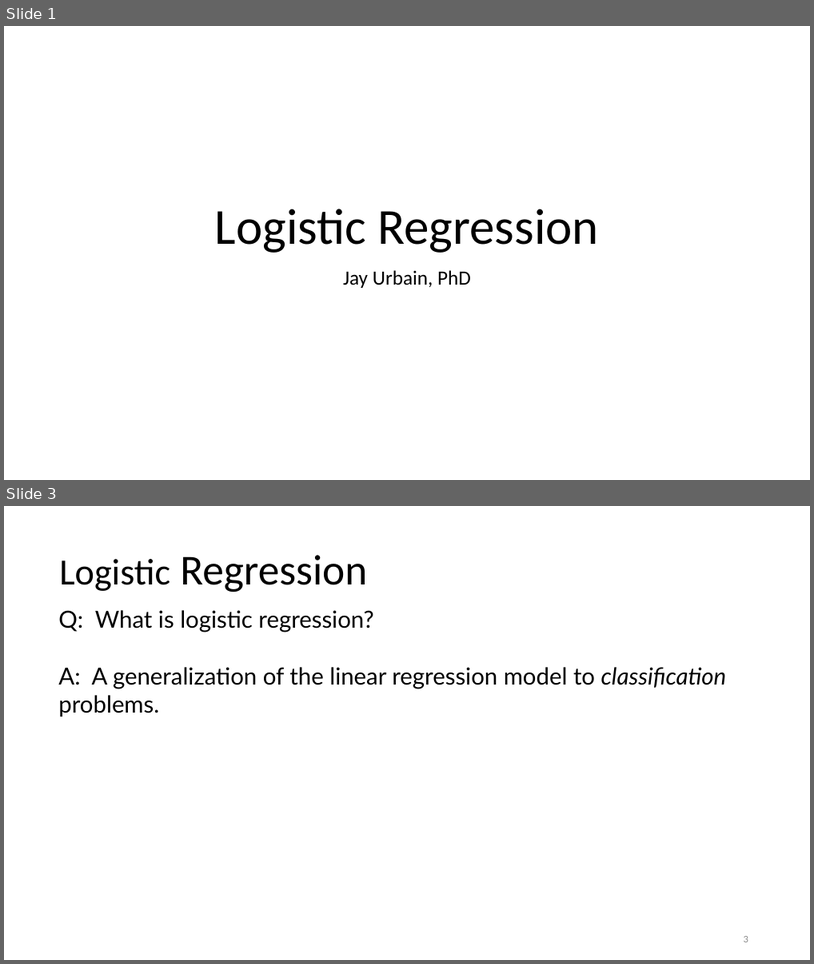
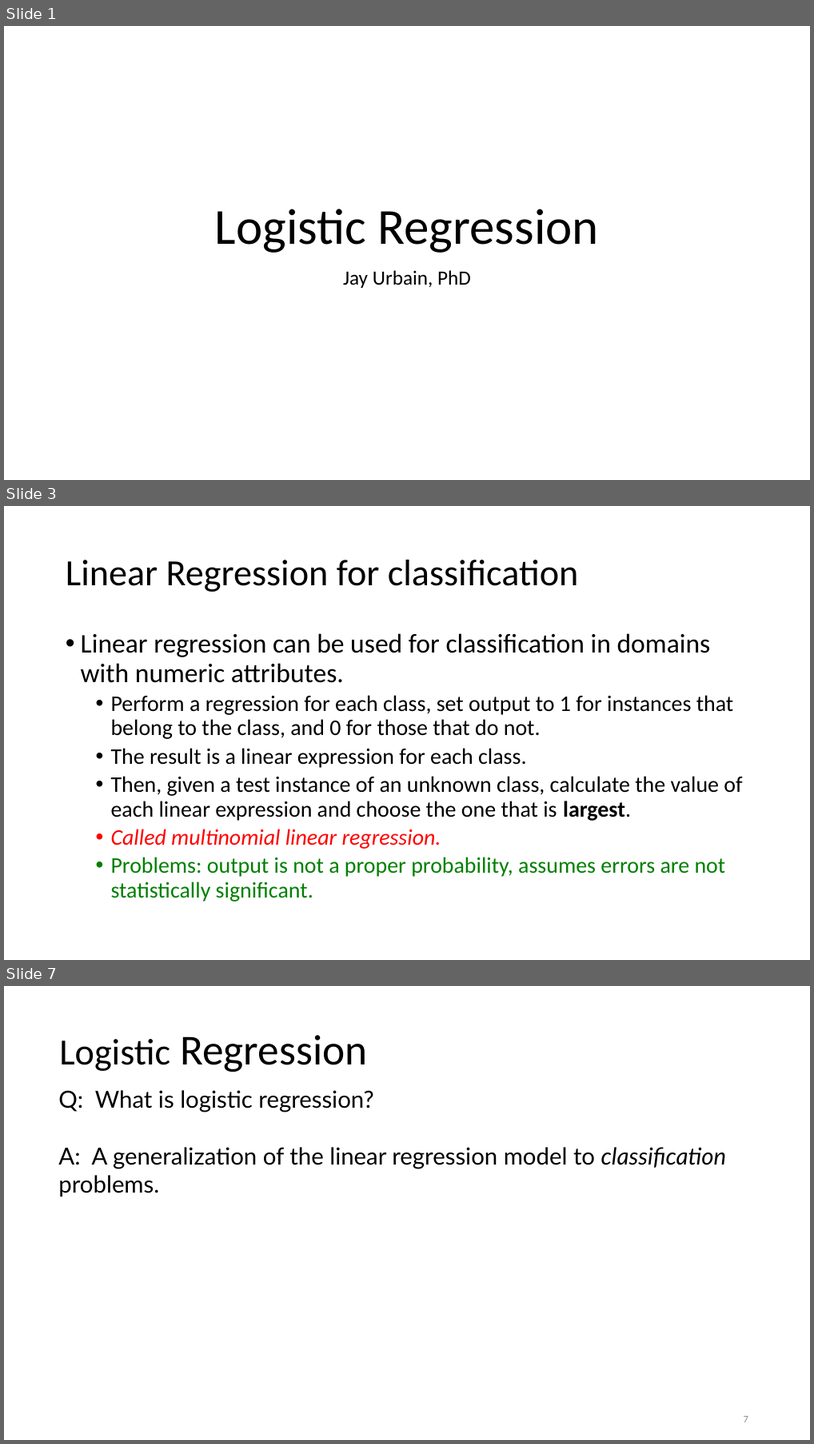
Before and after one commit to jayurbain/DataScienceIntro, a slide deck: slides/09_logistic_regression_classification.pptx. Shown one above the other, each under a label of ours: slides 1 and 3 before the commit, slides 1, 3 and 7 after it; the slides between them are not shown. The pictures are 814x964 and 814x1444 pixels, drawn with LibreOffice and Linux fonts; fonts in the diff are those of the drawing; background and template pictures are left out. Boxes give left, top, right and bottom in pixels: in the first picture for what was removed or moved away, otherwise in the second. Text is boxed around its words. In the diff, an @@ line names an element or a change of style, - is before the commit and + after.

Commit message:
update log regression slides, course outline

```diff
--- a/slides/09_logistic_regression_classification.pptx
+++ b/slides/09_logistic_regression_classification.pptx
@@ slide 3 added at [4,506,810,960], background #FFFFFF @@
@@ title added at [66,560,579,592], 44 pt, text #000000 @@
+Linear Regression for classification
@@ text added at [81,633,742,901], 26.7 pt, text #000000 @@
+• Linear regression can be used for classification in domains with numeric attributes.
+  • Perform a regression for each class, set output to 1 for instances that belong to the class, and 0 for those that do not.
+  • The result is a linear expression for each class.
+  • Then, given a test instance of an unknown class, calculate the value of each linear expression and choose the one that is largest.
+  • Called multinomial linear regression.
+  • Problems: output is not a proper probability, assumes errors are not statistically significant.
@@ what was slide 3 is now slide 7 @@
@@ page number at [744,1416,749,1422]: text changed @@
-3
+7
```
Also in this commit, not shown: 9 slides changed, 10 other slides added, 2 other files.
